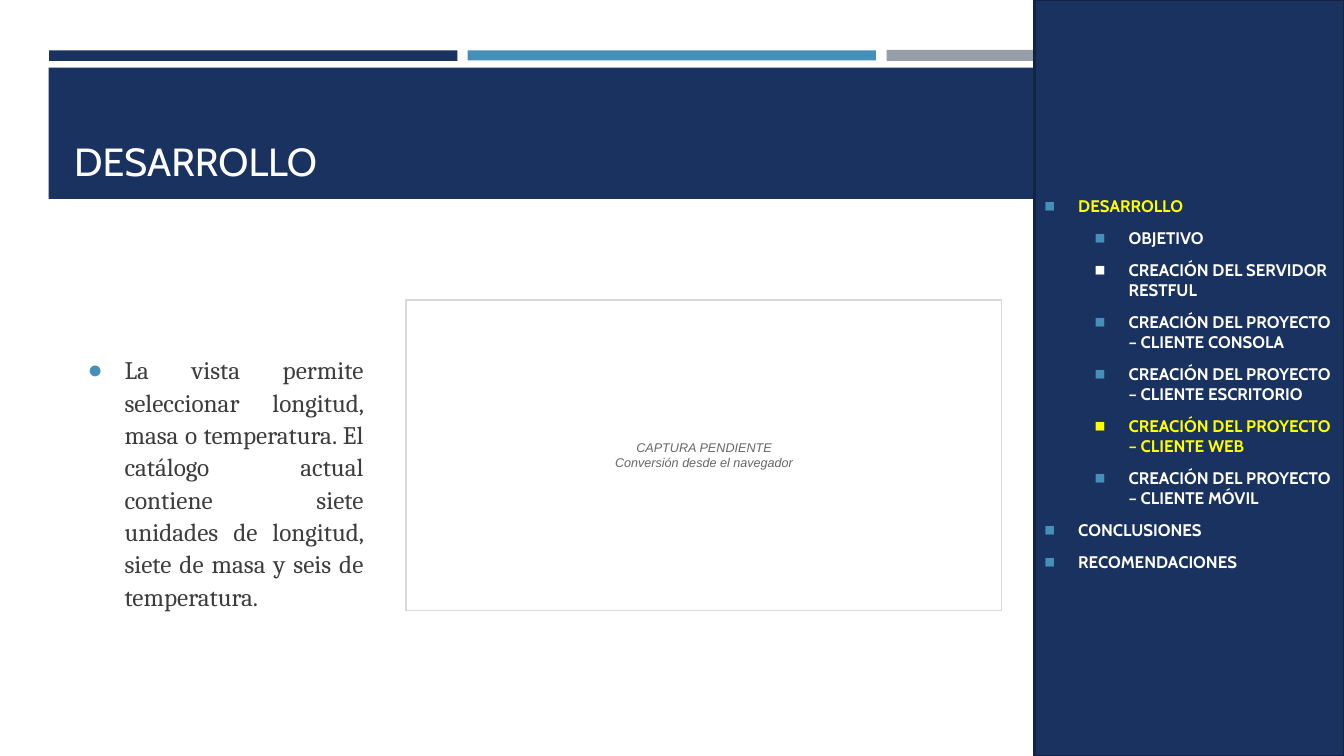
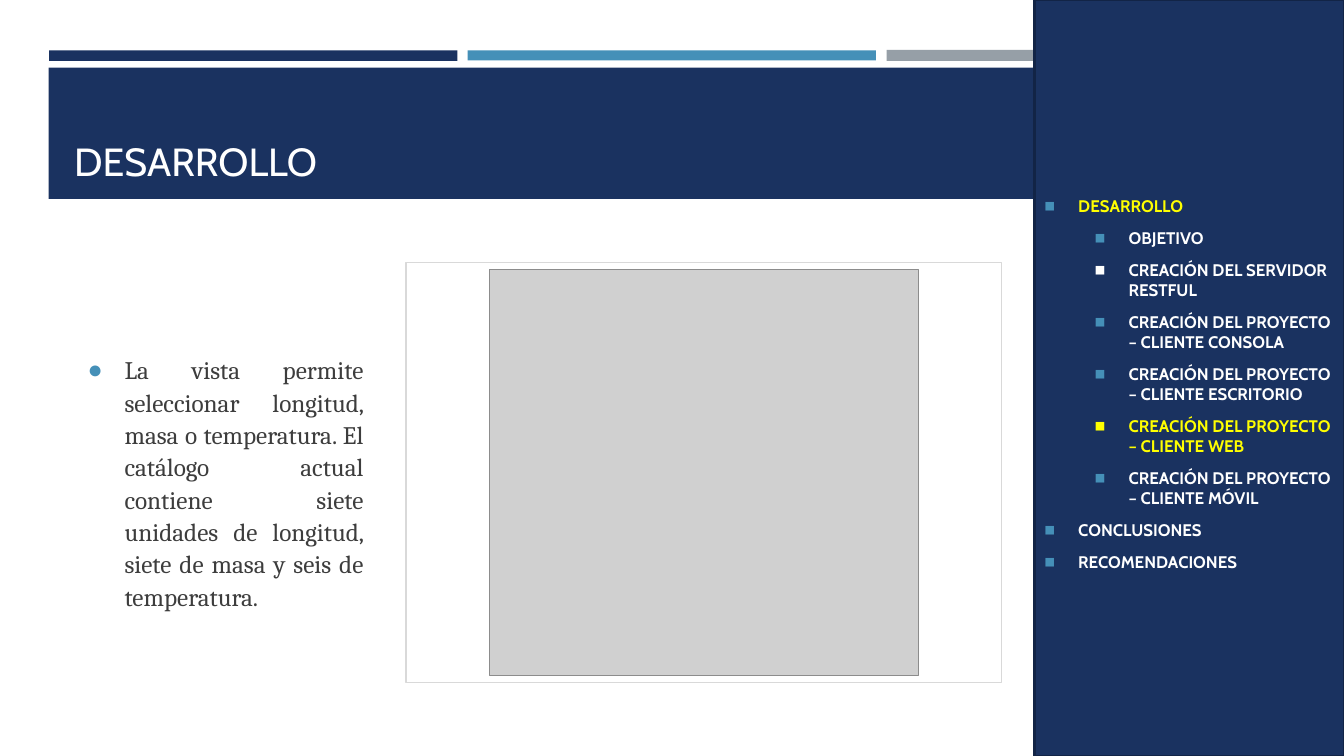
Before and after one commit to gamurigm/u1-arquitectura-documentacion-gr09, a slide deck: slide 23 of TI.1.4. PAO202651_RESTFUL_DOTNET_SINBDD_NRC36884_GR09/05. DOCUMENTACION/02. MANUAL TECNICO/MANUAL_TECNICO_REST_DOTNET_SINBDD_NRC36884_GR09.pptx. Drawn at 1344x756 pixels with LibreOffice and Linux fonts; fonts in the diff are those of the drawing; grey boxes stand for pictures. Boxes give left, top, right and bottom in pixels: in the first picture for what was removed or moved away, otherwise in the second. Text is boxed around its words. In the diff, an @@ line names an element or a change of style, - is before the commit and + after.

```diff
--- a/TI.1.4. PAO202651_RESTFUL_DOTNET_SINBDD_NRC36884_GR09/05. DOCUMENTACION/02. MANUAL TECNICO/MANUAL_TECNICO_REST_DOTNET_SINBDD_NRC36884_GR09.pptx
+++ b/TI.1.4. PAO202651_RESTFUL_DOTNET_SINBDD_NRC36884_GR09/05. DOCUMENTACION/02. MANUAL TECNICO/MANUAL_TECNICO_REST_DOTNET_SINBDD_NRC36884_GR09.pptx
@@ rectangle: place and size @@
-rectangle at bbox=[406, 299, 1001, 610]
+rectangle at bbox=[406, 262, 1001, 683]
@@ picture added at bbox=[490, 270, 920, 676] @@
@@ text in rectangle at bbox=[615, 443, 793, 470]: text removed @@
-CAPTURA PENDIENTE
-Conversión desde el navegador
```
Also in this commit, not shown: 1 other slide changed, 7 other files.
